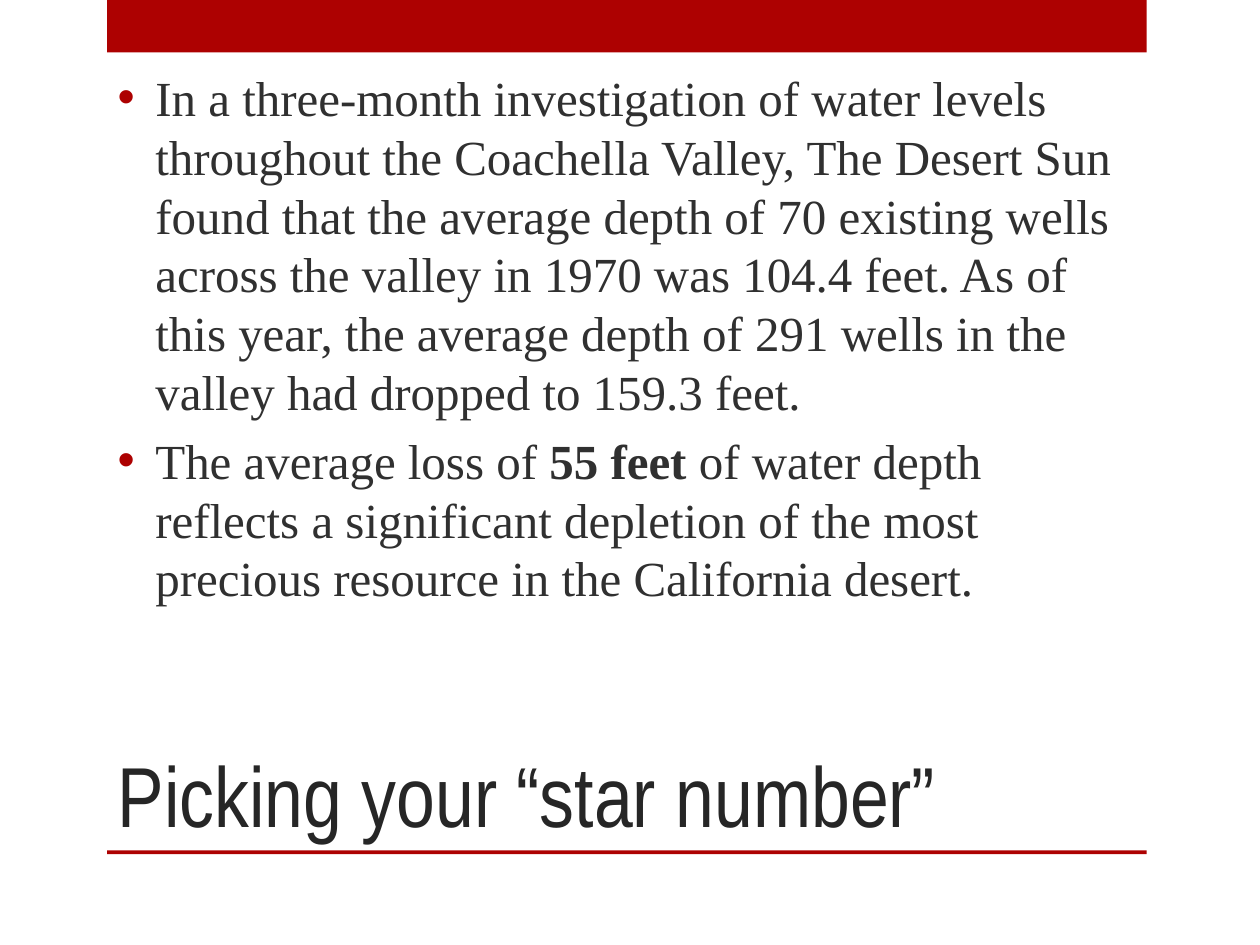
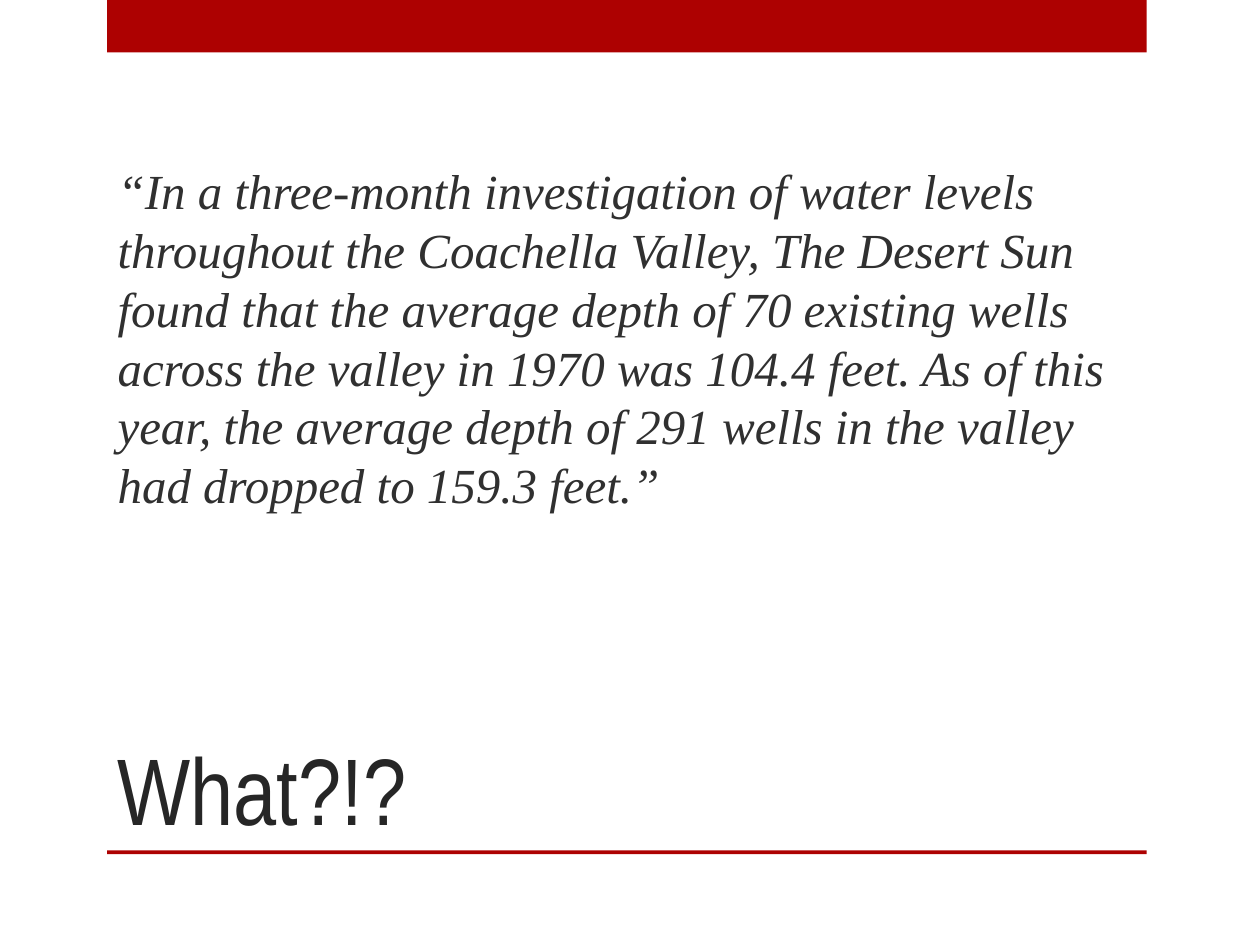
Before and after one commit to mjwebster/DataJ, a slide deck: slide 46 of Other/NumeracyStrib2015.pptx (slide 27 before the commit). Drawn at 1260x945 pixels with LibreOffice and Linux fonts; fonts in the diff are those of the drawing; background and template pictures are left out. Boxes give left, top, right and bottom in pixels: in the first picture for what was removed or moved away, otherwise in the second. Text is boxed around its words. In the diff, an @@ line names an element or a change of style, - is before the commit and + after.

```diff
--- a/Other/NumeracyStrib2015.pptx
+++ b/Other/NumeracyStrib2015.pptx
@@ text at <box>118,175,1104,513</box>: text changed; italic on @@
-• In a three-month investigation of water levels throughout the Coachella Valley, The Desert Sun found that the average depth of 70 existing wells across the valley in 1970 was 104.4 feet. As of this year, the average depth of 291 wells in the valley had dropped to 159.3 feet.
-• The average loss of 55 feet of water depth reflects a significant depletion of the most precious resource in the California desert.
+“In a three-month investigation of water levels throughout the Coachella Valley, The Desert Sun found that the average depth of 70 existing wells across the valley in 1970 was 104.4 feet. As of this year, the average depth of 291 wells in the valley had dropped to 159.3 feet.”
@@ title at <box>118,756,407,826</box>: text changed; size 48.6 to 54 pt @@
-Picking your “star number”
+What?!?
```
Also in this commit, not shown: 37 other slides changed, 14 slides added, 8 slides removed, 6 other files.
